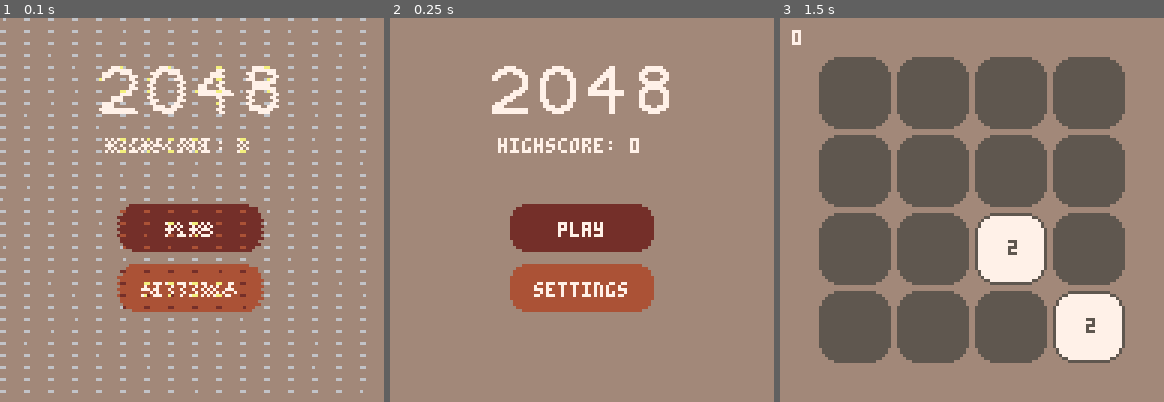
Above: before the commit, frames 1-3 (left to right).
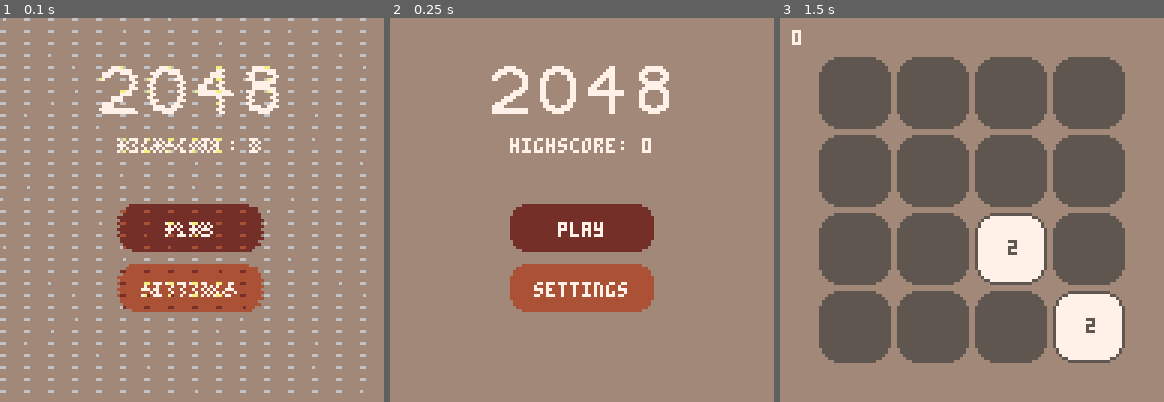
Above: after the commit, the same moments.

Repository: rbits0/2048-pico-8
Game: PICO-8 cartridge main.p8
The game is run twice, just before and just after one commit, with the same random seed, the same clock (stepped at 60 frames per second) and the same inputs.
Inputs:
- Up to frame 1 (0.1 s): no input
- Up to frame 2 (0.25 s): no input
- Up to frame 3 (1.5 s): tap X (X key) at 0.33, 1.07 s; tap O (Z key) at 0.7 s

The runs differ from the first frame. In frame 1, 0.6% of the frame differs, in the area x 27-68%, y 31-36%; in frame 2, 0.6%; in frame 3, nothing differs.

Commit message:
Center highscore

Diff:
--- a/settings_screen.lua
+++ b/settings_screen.lua
@@ -44,7 +44,7 @@
     rectfill(0, 0, 127, 127, 9)
     map(0, 0)
 
-    print("highscore: "..highscore:tostr(), 36, 40, 7)
+    draw_highscore()
 
     local width = 9
     local x_pos = 28
--- a/title_screen.lua
+++ b/title_screen.lua
@@ -35,8 +35,7 @@
     rectfill(0, 0, 127, 127, 9)
     map(0, 0)
 
-    print("highscore: "..highscore:tostr(), 36, 40, 7)
-
+    draw_highscore()
     draw_buttons()
 end
 
@@ -55,3 +54,11 @@
     draw_button("play", x_pos, 62, width, selected_button == 1)
     draw_button("settings", x_pos, 82, width, selected_button == 2)
 end
+
+
+function draw_highscore()
+    local text = "highscore: "..highscore:tostr()
+    local pos = center(0, 128, #text * 4)
+    print(text, pos, 40, 7)
+
+end
